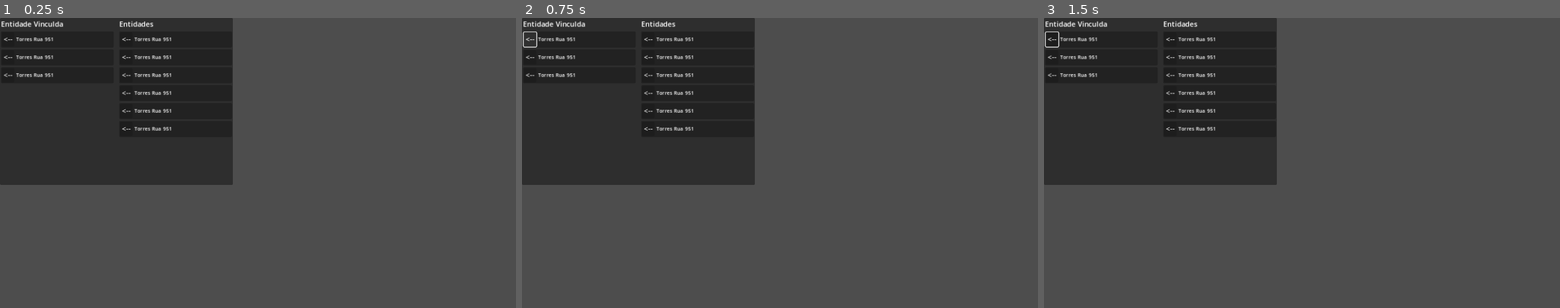
Above: before the commit, frames 1-3 (left to right).
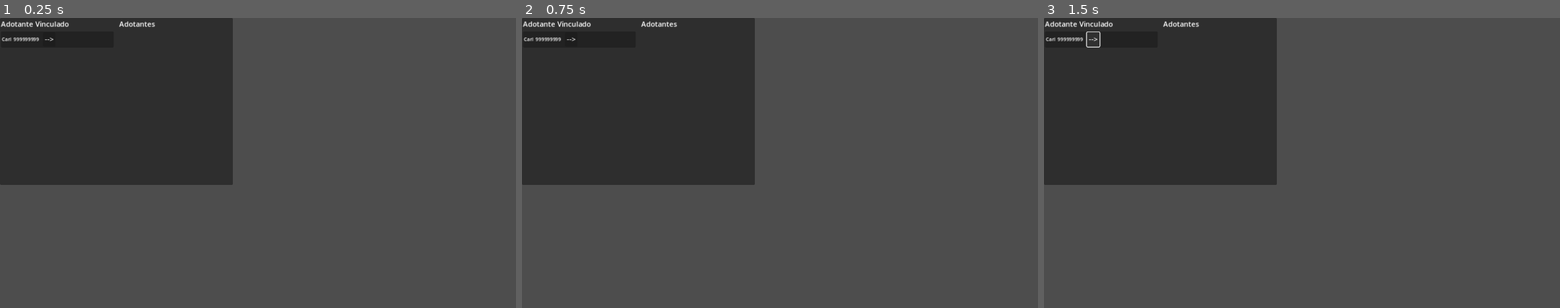
Above: after the commit, the same moments.

Repository: zMenta/GoSilas
Game: Godot game, scene res://scenes/entity_picker.tscn
The game is run twice, just before and just after one commit, with the same random seed, the same clock (stepped at 60 frames per second) and the same inputs. This scene is started directly instead of the project's main scene.
Inputs (mouse positions are in pixels of both pictures, inside the frame that each line leads up to):
- Up to frame 1 (0.25 s): no input
- Up to frame 2 (0.75 s): click (532, 38) at 0.5 s, where only the run before the commit has a clickable "<--"
- Up to frame 3 (1.5 s): click (1095, 38) at 1.25 s, where only the run after the commit has a clickable "-->"

The runs differ from the first frame. In frame 1, 0.9% of the frame differs, in the area x 0-34%, y 0-39%; in frame 2, 0.9%; in frame 3, 1.0%.

Commit message:
progress

Diff:
--- a/scenes/entity_picker.tscn
+++ b/scenes/entity_picker.tscn
@@ -1,7 +1,8 @@
-[gd_scene load_steps=3 format=3 uid="uid://ctqbp7ptwxhnu"]
+[gd_scene load_steps=4 format=3 uid="uid://ctqbp7ptwxhnu"]
 
 [ext_resource type="Script" path="res://scripts/entity_picker.gd" id="1_i4sna"]
 [ext_resource type="PackedScene" uid="uid://nv02mvdvgjxy" path="res://scenes/entity_picker_card.tscn" id="2_eop12"]
+[ext_resource type="Resource" uid="uid://c32i01cxlvxmk" path="res://test_data/animal1.tres" id="2_ta0v6"]
 
 [node name="EntityPicker" type="PanelContainer"]
 offset_right = 520.0
@@ -9,6 +10,7 @@
 size_flags_horizontal = 3
 size_flags_vertical = 3
 script = ExtResource("1_i4sna")
+target_entity = ExtResource("2_ta0v6")
 
 [node name="MarginContainer" type="MarginContainer" parent="."]
 layout_mode = 2
@@ -38,12 +40,15 @@
 
 [node name="EntityPickerCard" parent="MarginContainer/HBoxContainer/VBoxContainer/LinkedContainer" instance=ExtResource("2_eop12")]
 layout_mode = 2
+entity = null
 
 [node name="EntityPickerCard2" parent="MarginContainer/HBoxContainer/VBoxContainer/LinkedContainer" instance=ExtResource("2_eop12")]
 layout_mode = 2
+entity = null
 
 [node name="EntityPickerCard3" parent="MarginContainer/HBoxContainer/VBoxContainer/LinkedContainer" instance=ExtResource("2_eop12")]
 layout_mode = 2
+entity = null
 
 [node name="VSeparator" type="VSeparator" parent="MarginContainer/HBoxContainer"]
 layout_mode = 2
@@ -63,18 +68,24 @@
 
 [node name="EntityPickerCard" parent="MarginContainer/HBoxContainer/VBoxContainer2/AvailableContainer" instance=ExtResource("2_eop12")]
 layout_mode = 2
+entity = null
 
 [node name="EntityPickerCard2" parent="MarginContainer/HBoxContainer/VBoxContainer2/AvailableContainer" instance=ExtResource("2_eop12")]
 layout_mode = 2
+entity = null
 
 [node name="EntityPickerCard3" parent="MarginContainer/HBoxContainer/VBoxContainer2/AvailableContainer" instance=ExtResource("2_eop12")]
 layout_mode = 2
+entity = null
 
 [node name="EntityPickerCard4" parent="MarginContainer/HBoxContainer/VBoxContainer2/AvailableContainer" instance=ExtResource("2_eop12")]
 layout_mode = 2
+entity = null
 
 [node name="EntityPickerCard5" parent="MarginContainer/HBoxContainer/VBoxContainer2/AvailableContainer" instance=ExtResource("2_eop12")]
 layout_mode = 2
+entity = null
 
 [node name="EntityPickerCard6" parent="MarginContainer/HBoxContainer/VBoxContainer2/AvailableContainer" instance=ExtResource("2_eop12")]
 layout_mode = 2
+entity = null
--- a/scenes/entity_picker_card.tscn
+++ b/scenes/entity_picker_card.tscn
@@ -1,15 +1,13 @@
-[gd_scene load_steps=4 format=3 uid="uid://nv02mvdvgjxy"]
+[gd_scene load_steps=3 format=3 uid="uid://nv02mvdvgjxy"]
 
 [ext_resource type="PackedScene" uid="uid://11a6ka22rf1j" path="res://scenes/entity_line.tscn" id="1_20r1c"]
 [ext_resource type="Script" path="res://scripts/entity_picker_card.gd" id="1_rkyxd"]
-[ext_resource type="Resource" uid="uid://bfe4s6m6gsqe5" path="res://test_data/address1.tres" id="2_1ugax"]
 
 [node name="EntityPickerCard" type="PanelContainer"]
 offset_left = 1.0
 offset_right = 297.0
 offset_bottom = 40.0
 script = ExtResource("1_rkyxd")
-entity = ExtResource("2_1ugax")
 
 [node name="MarginContainer" type="MarginContainer" parent="."]
 layout_mode = 2
--- a/scripts/entity_picker.gd
+++ b/scripts/entity_picker.gd
@@ -1,4 +1,46 @@
 extends PanelContainer
 
+const entity_card: PackedScene = preload("res://scenes/entity_picker_card.tscn")
+enum SUB_ENTITY {adopter, animal, address}
+
+@onready var entity_linked_label: Label = %EntityLinkedLabel
+@onready var entity_available_label: Label = %EntityAvailableLabel
+@onready var entity_linked_container: VBoxContainer = %LinkedContainer
+@onready var entity_available_container: VBoxContainer = %AvailableContainer
+
+@export var target_sub_entity: SUB_ENTITY
 @export var target_entity: Resource
-@export var is_on_remove_state: bool = false
+
+
+func _ready() -> void:
+	_setup()
+
+
+func _setup() -> void:
+	for child in entity_available_container.get_children():
+		child.queue_free()
+	for child in entity_linked_container.get_children():
+		child.queue_free()
+
+	match target_sub_entity:
+		SUB_ENTITY.adopter:
+			entity_linked_label.text = "Adotante Vinculado"
+			entity_available_label.text = "Adotantes"
+
+			target_entity = target_entity as Animal
+			for adopter: Adopter in Storage.save_file.adopter:
+				if adopter != target_entity.adopter:
+					var card := entity_card.instantiate()
+					card.data = adopter
+					entity_available_container.add_child(card)
+
+				var card_linked := entity_card.instantiate()
+				card_linked.data = target_entity.adopter
+				card_linked.is_remove_mode = true
+				entity_linked_container.add_child(card_linked)
+
+
+		SUB_ENTITY.animal:
+			pass
+		SUB_ENTITY.address:
+			pass
--- a/scripts/entity_picker_card.gd
+++ b/scripts/entity_picker_card.gd
@@ -9,16 +9,16 @@
 		is_remove_mode = new_value
 		_set_mode()
 
-@export var entity: Resource:
+@export var data: Resource:
 	set(new_entity):
-		entity = new_entity
+		data = new_entity
 		if entity_line != null:
 			entity_line.data = new_entity
 
 
 func _ready() -> void:
 	_set_mode.call_deferred()
-	entity_line.data = entity
+	entity_line.data = self.data
 
 
 func _set_mode() -> void:
